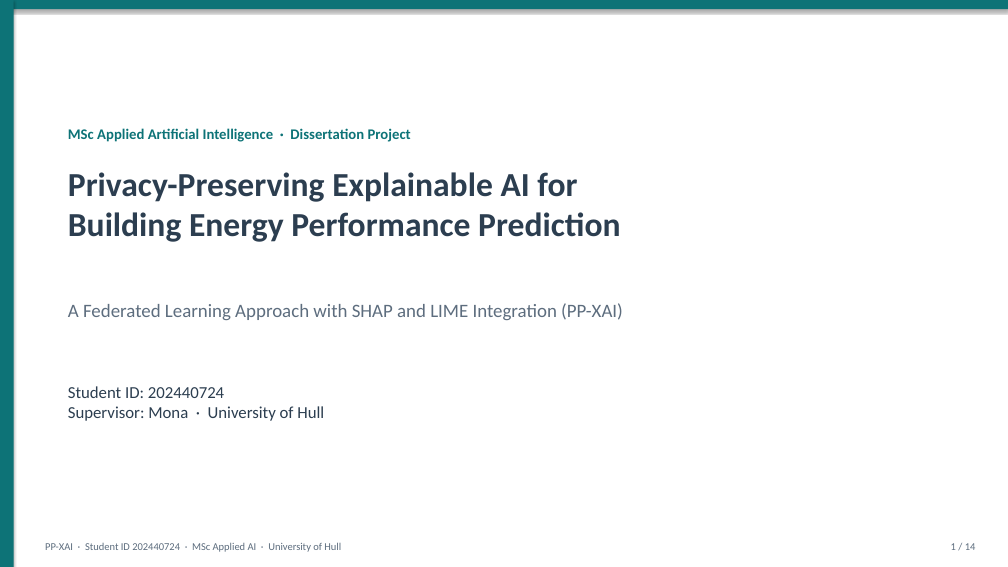
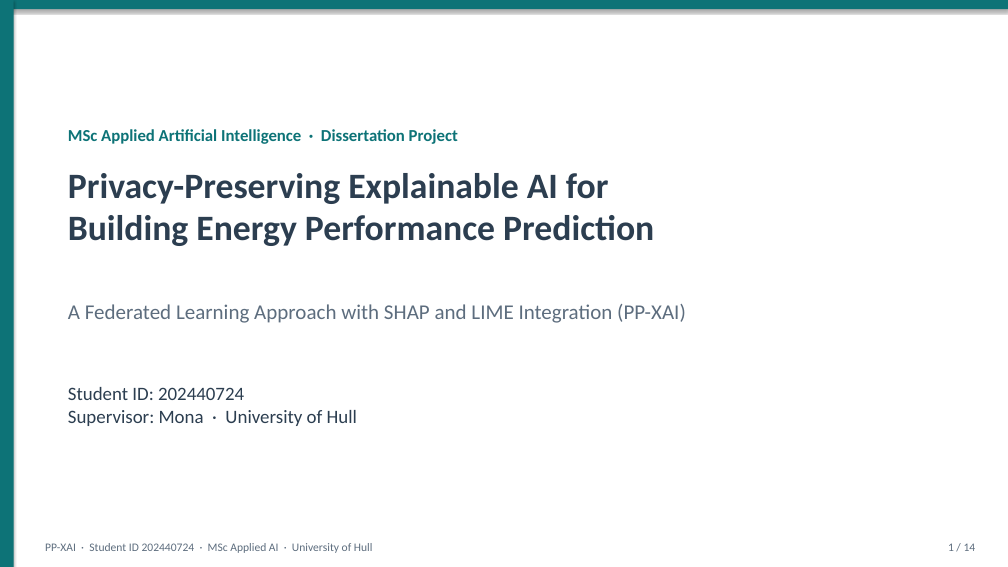
Before and after one commit to alilog99/pp-xai-dissertation, a slide deck: slide 1 of docs/presentation/202440724_PPXAI_Presentation.pptx. Drawn at 1008x567 pixels with LibreOffice and Linux fonts; fonts in the diff are those of the drawing. Boxes give left, top, right and bottom in pixels: in the first picture for what was removed or moved away, otherwise in the second. Text is boxed around its words. In the diff, an @@ line names an element or a change of style, - is before the commit and + after.

```diff
--- a/docs/presentation/202440724_PPXAI_Presentation.pptx
+++ b/docs/presentation/202440724_PPXAI_Presentation.pptx
@@ text "MSc Applied Artificial Intelligence · ..." at <box>68,129,458,144</box>: size 14 to 16 pt @@
@@ text "Privacy-Preserving Explainable AI for Building ..." at <box>68,173,654,246</box>: size 32 to 34 pt @@
@@ text "A Federated Learning Approach with ..." at <box>68,304,686,323</box>: size 18 to 20 pt @@
@@ text "Student ID: 202440724 Supervisor: Mona ..." at <box>68,387,357,426</box>: size 16 to 18 pt @@
@@ text "PP-XAI · Student ID 202440724 ..." at <box>45,543,373,553</box>: size 10 to 11 pt @@
@@ text "1 / 14" at <box>948,543,976,551</box>: size 10 to 11 pt @@
```
Also in this commit, not shown: 13 other slides changed, 12 other files.
